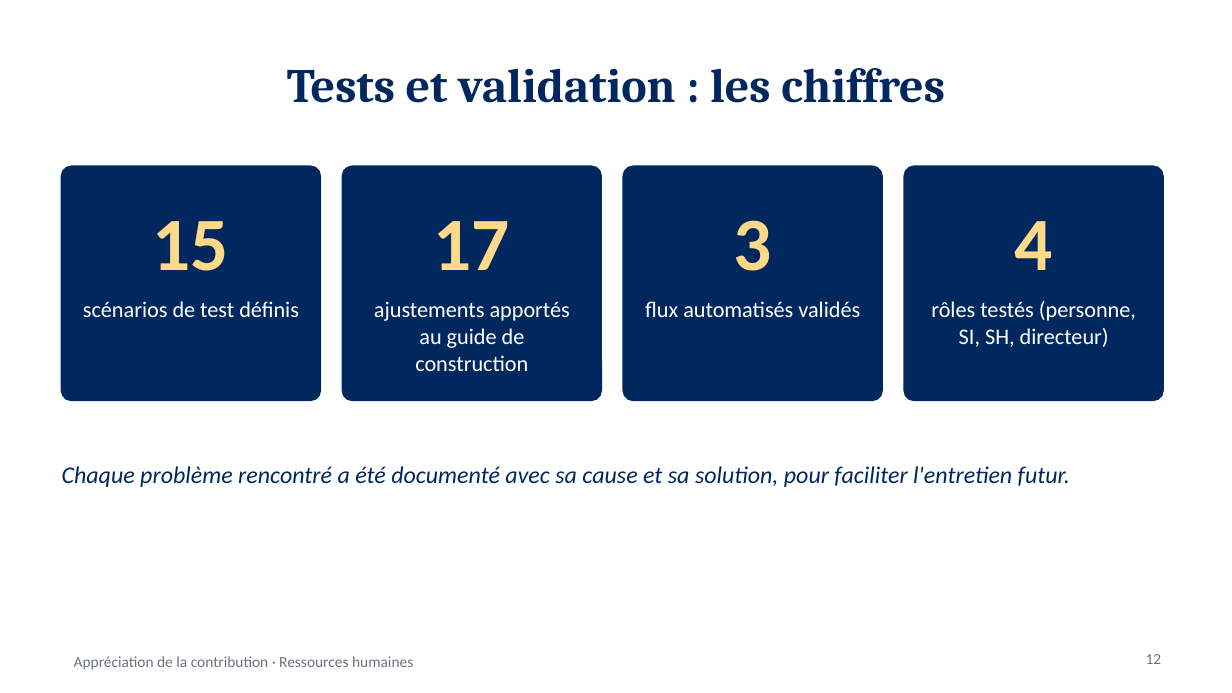
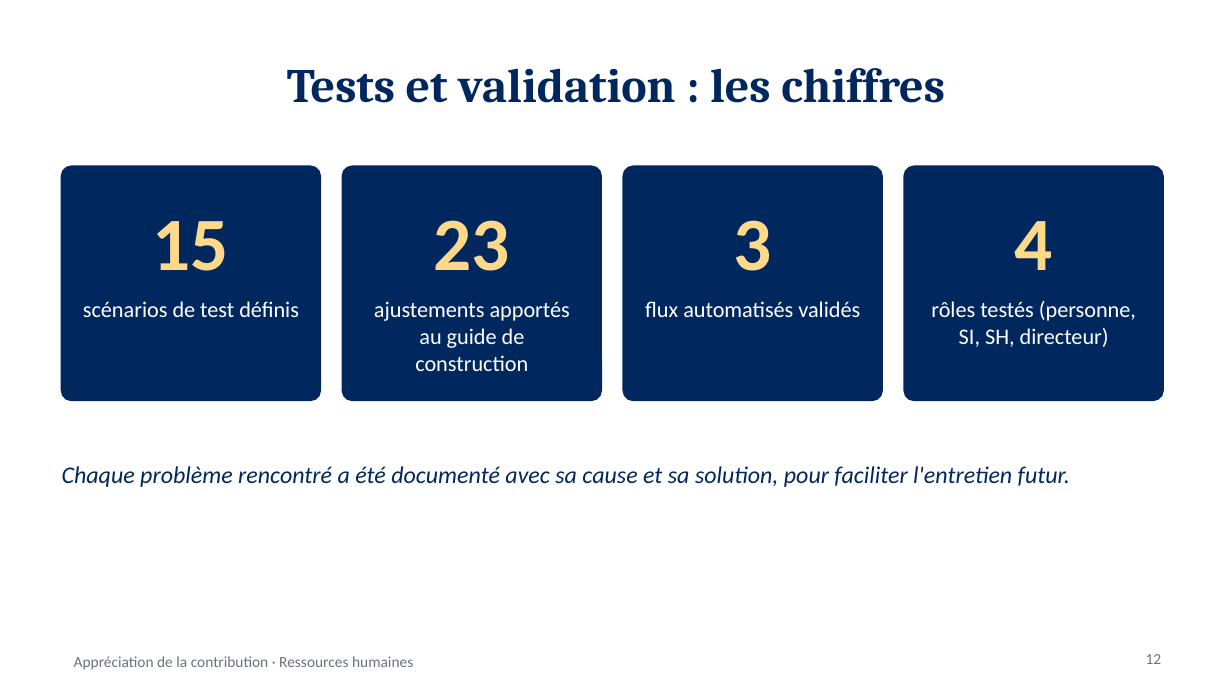
Before and after one commit to tazmustang/jsoncrack.com, a slide deck: slide 12 of powerapps/presentation/Presentation-Appreciation-contribution.pptx. Drawn at 1232x693 pixels with LibreOffice and Linux fonts; fonts in the diff are those of the drawing. Boxes give left, top, right and bottom in pixels: in the first picture for what was removed or moved away, otherwise in the second. Text is boxed around its words. In the diff, an @@ line names an element or a change of style, - is before the commit and + after.

```diff
--- a/powerapps/presentation/Presentation-Appreciation-contribution.pptx
+++ b/powerapps/presentation/Presentation-Appreciation-contribution.pptx
@@ text at (x1=434, y1=220, x2=510, y2=271): text changed @@
-17
+23
```
Also in this commit, not shown: 5 other slides changed, 34 other files.
